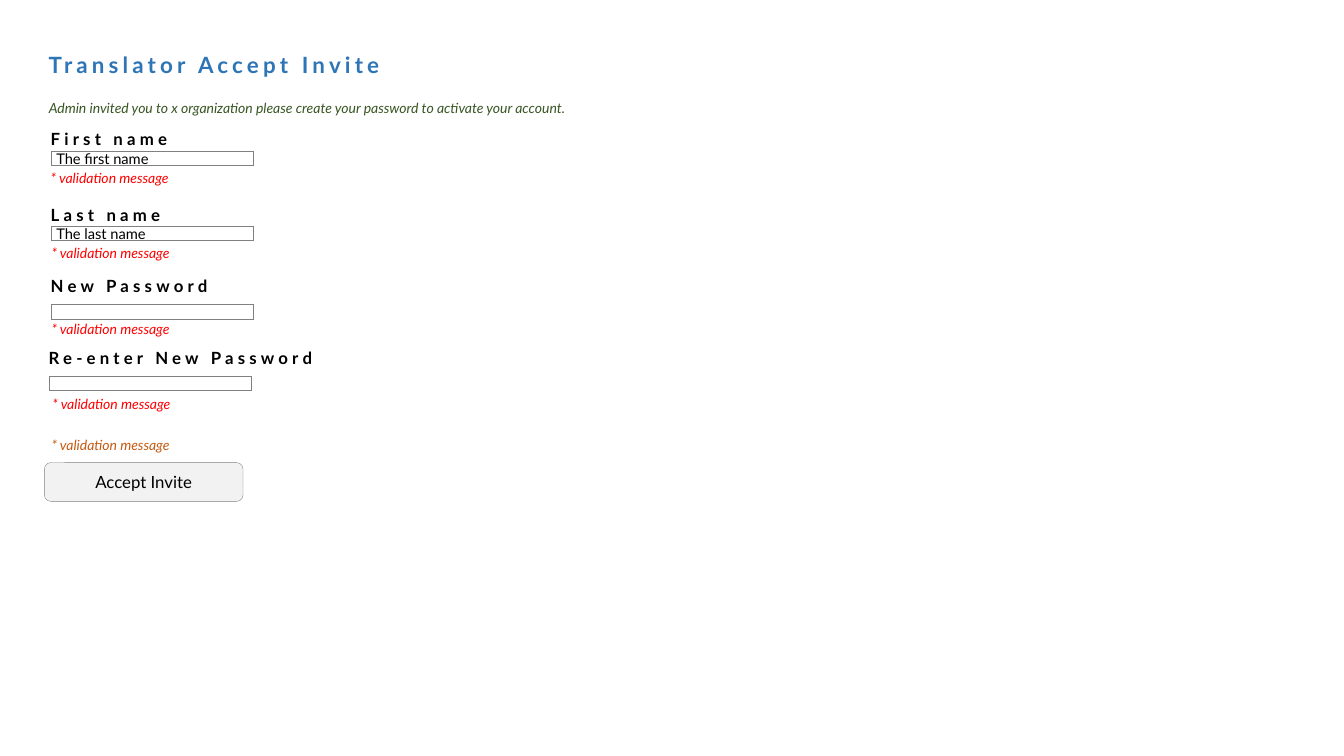
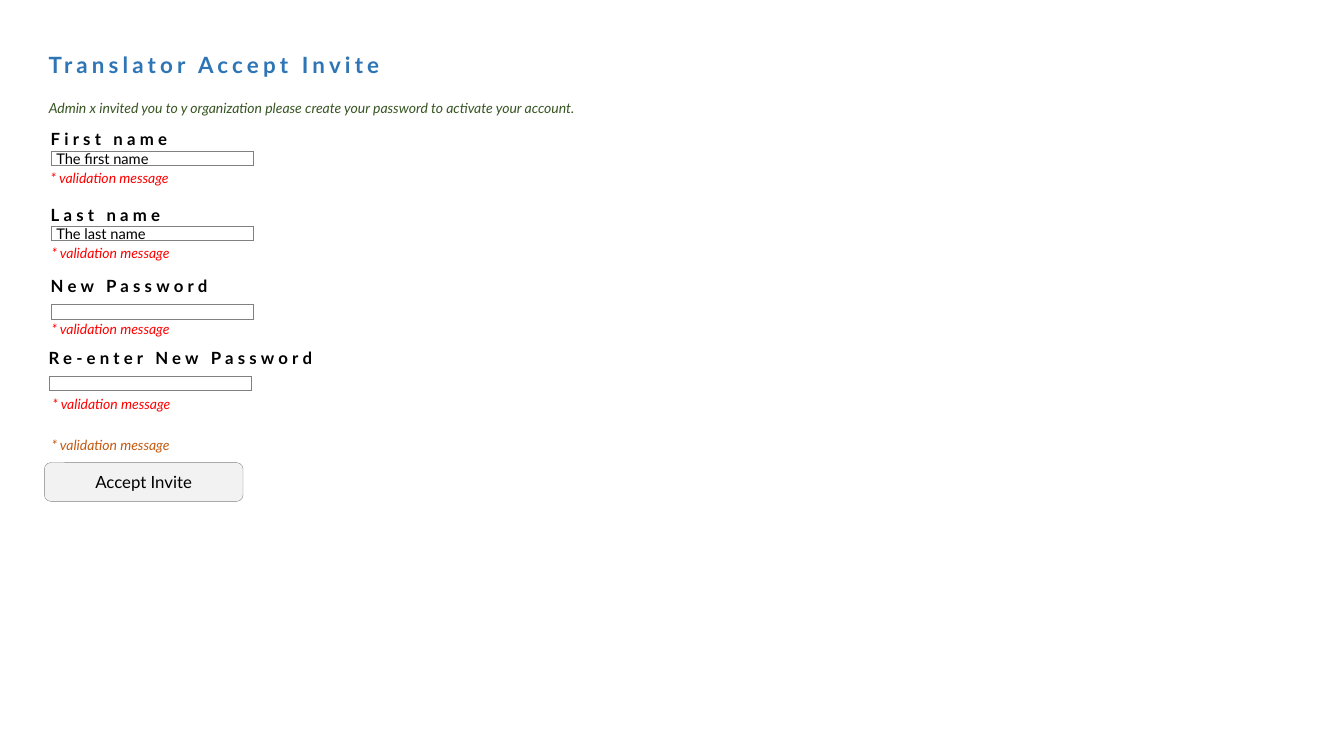
Before and after one commit to anatolia/translation, a slide deck: slide 13 of Doc/Mockups/cheviri-mockups.pptx. Drawn at 1344x756 pixels with LibreOffice and Linux fonts; fonts in the diff are those of the drawing. Boxes give left, top, right and bottom in pixels: in the first picture for what was removed or moved away, otherwise in the second. Text is boxed around its words. In the diff, an @@ line names an element or a change of style, - is before the commit and + after.

```diff
--- a/Doc/Mockups/cheviri-mockups.pptx
+++ b/Doc/Mockups/cheviri-mockups.pptx
@@ text at box(49, 102, 575, 116): text changed @@
-Admin invited you to x organization please create your password to activate your account.
+Admin x invited you to y organization please create your password to activate your account.
```
Also in this commit, not shown: 4 other slides changed, 2 slides added, 30 other files.
